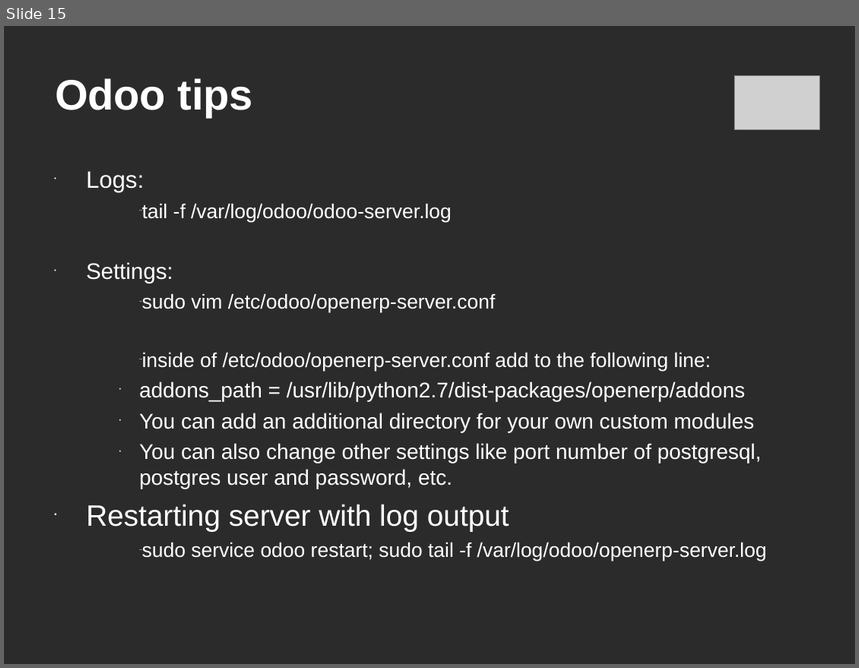
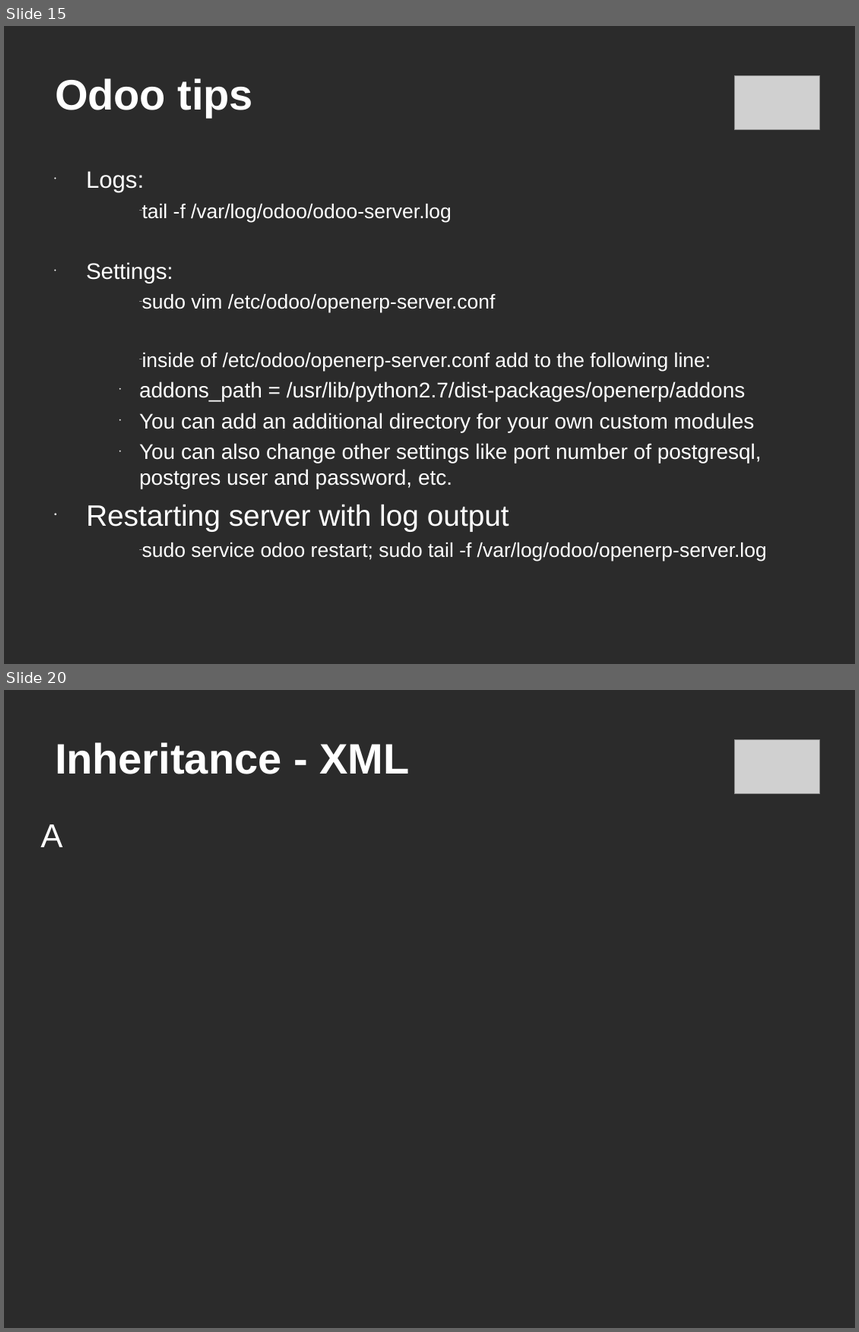
Before and after one commit to c-goosen/ctpug_11_july, a slide deck: Presentation/ctpug-odoo-11_july.ppt. Shown one above the other, each under a label of ours: slide 15 before the commit, slides 15 and 20 after it; the slides between them are not shown. The pictures are 859x668 and 859x1332 pixels, drawn with LibreOffice and Linux fonts; fonts in the diff are those of the drawing; grey boxes stand for pictures; background and template pictures are left out; a plain dark background stands for a picture behind light text. Boxes give left, top, right and bottom in pixels: in the first picture for what was removed or moved away, otherwise in the second. Text is boxed around its words. In the diff, an @@ line names an element or a change of style, - is before the commit and + after.

Commit message:
More slides on modes, controller, inheritance

```diff
--- a/Presentation/ctpug-odoo-11_july.ppt
+++ b/Presentation/ctpug-odoo-11_july.ppt
@@ slide 20 added at <box>4,690,855,1328</box>, background picture (left out) @@
@@ title added at <box>55,742,409,774</box>, 36 pt, text #FFFFFF, bold @@
+Inheritance - XML
@@ picture added at <box>734,739,819,794</box> @@
@@ text added at <box>40,825,63,847</box>, 28 pt, text #FFFFFF @@
+A
```
Also in this commit, not shown: 2 slides changed, 4 other slides added.
